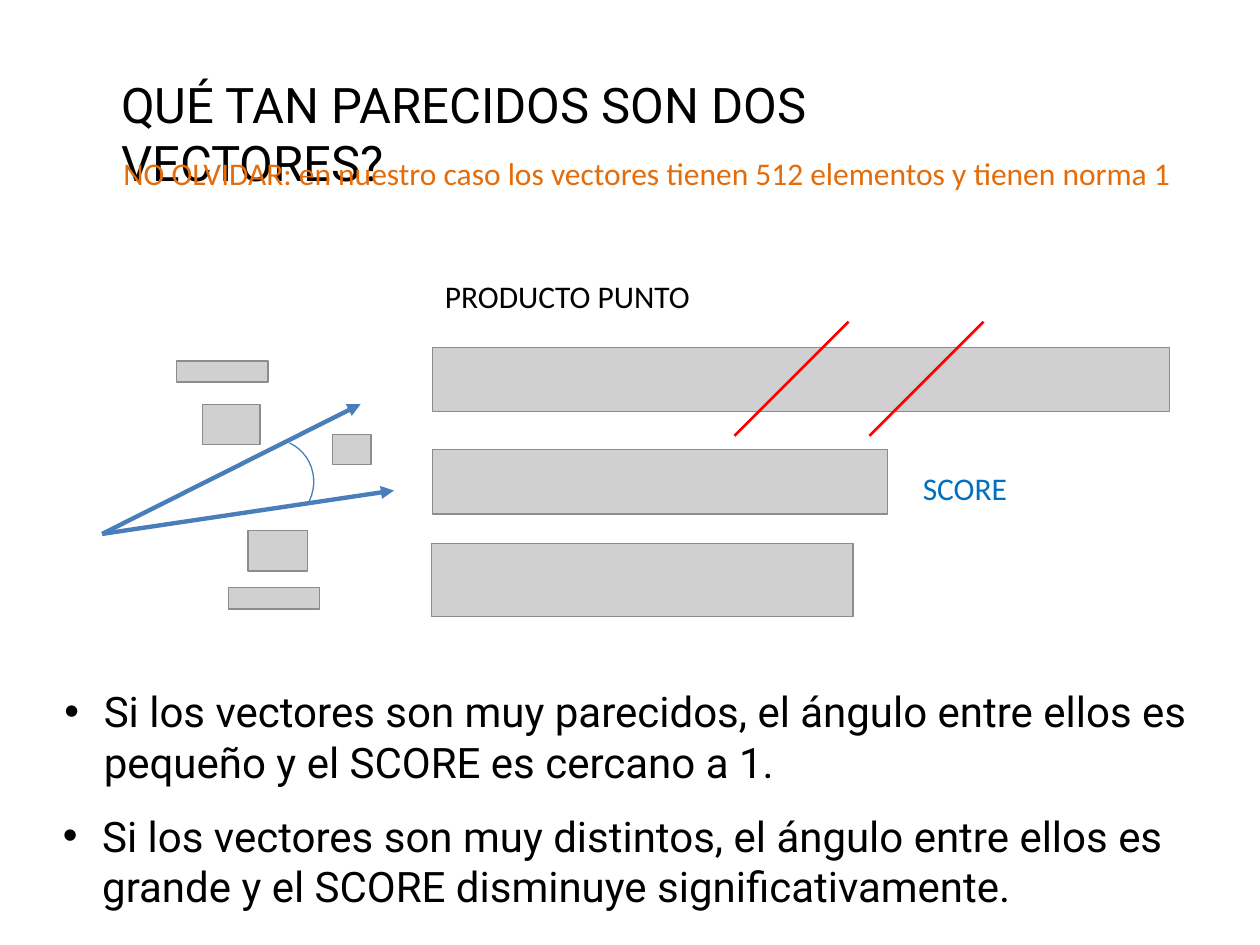
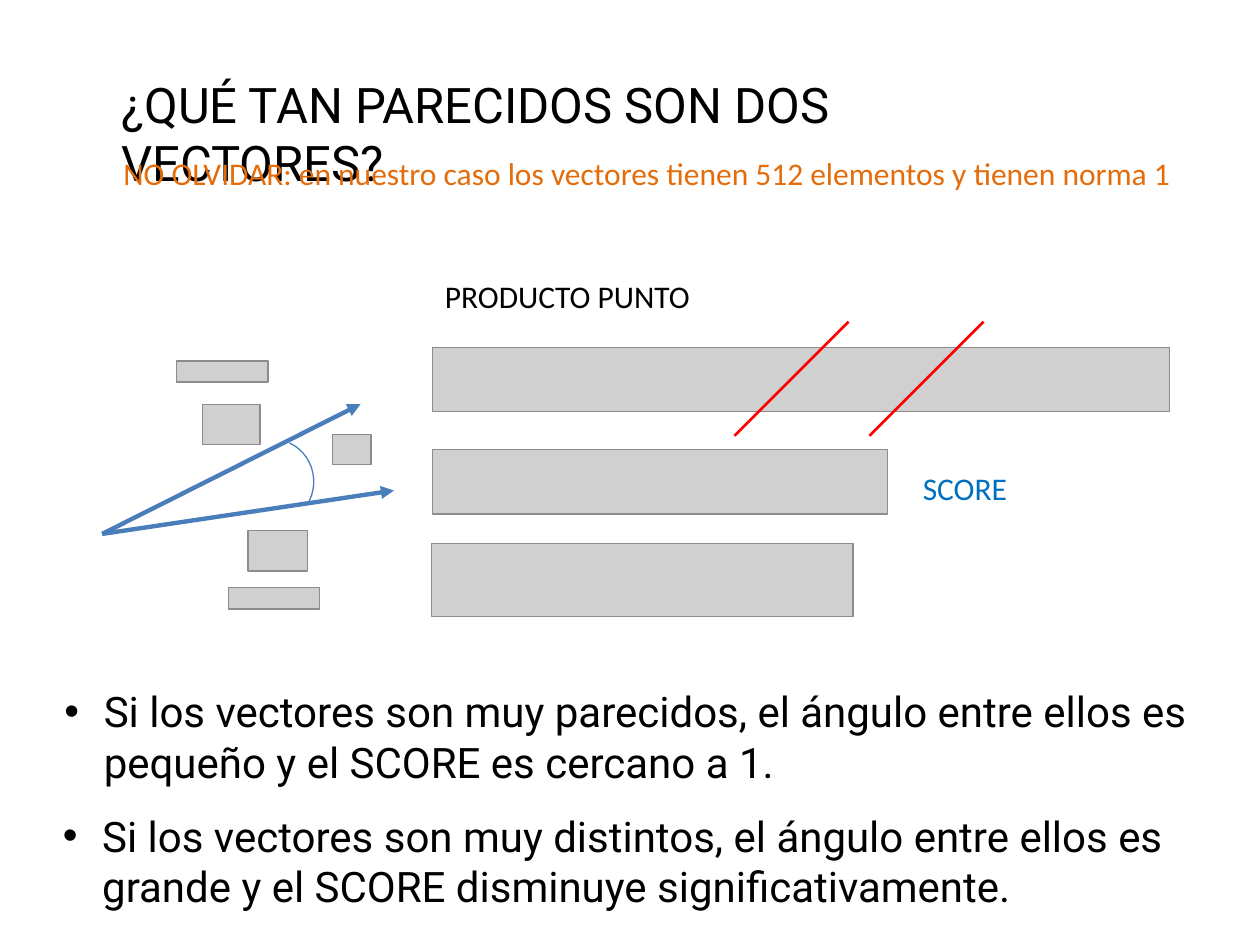
Before and after one commit to MFMG99/patrones, a slide deck: slide 61 of clases/Cap02_Extraccion_de_Caracteristicas/presentations/PAT02_LocalBinaryPatterns.pptx (slide 51 before the commit). Drawn at 1260x945 pixels with LibreOffice and Linux fonts; fonts in the diff are those of the drawing; grey boxes stand for pictures. Boxes give left, top, right and bottom in pixels: in the first picture for what was removed or moved away, otherwise in the second. Text is boxed around its words. In the diff, an @@ line names an element or a change of style, - is before the commit and + after.

```diff
--- a/clases/Cap02_Extraccion_de_Caracteristicas/presentations/PAT02_LocalBinaryPatterns.pptx
+++ b/clases/Cap02_Extraccion_de_Caracteristicas/presentations/PAT02_LocalBinaryPatterns.pptx
@@ text at [121, 78, 830, 186]: text changed @@
-QUÉ TAN PARECIDOS SON DOS VECTORES?
+¿QUÉ TAN PARECIDOS SON DOS VECTORES?
```
Also in this commit, not shown: 3 other slides changed.
